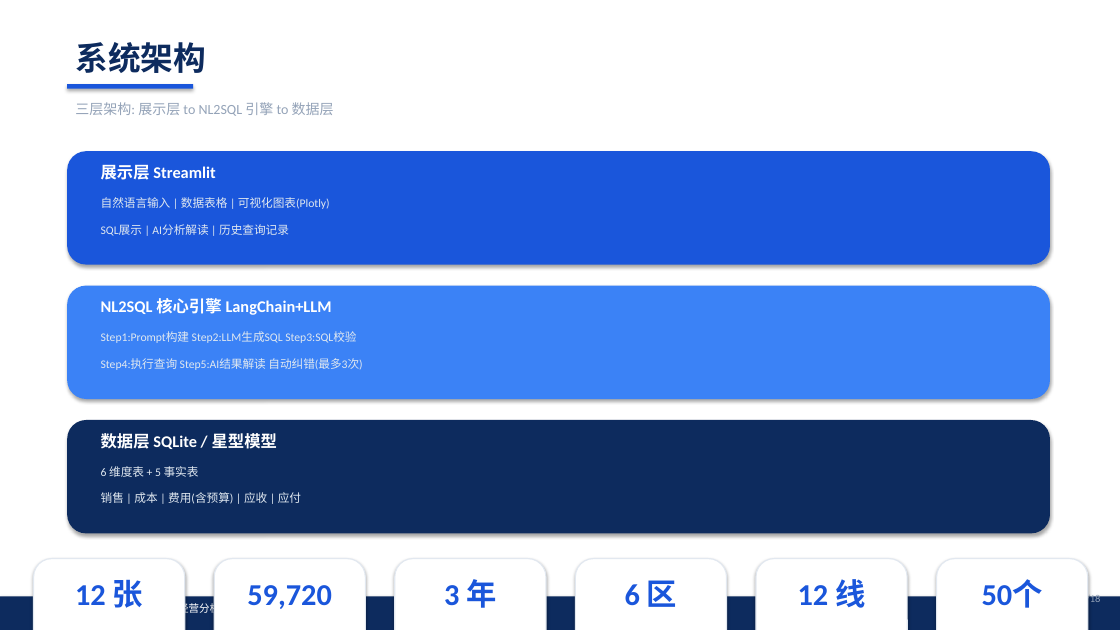
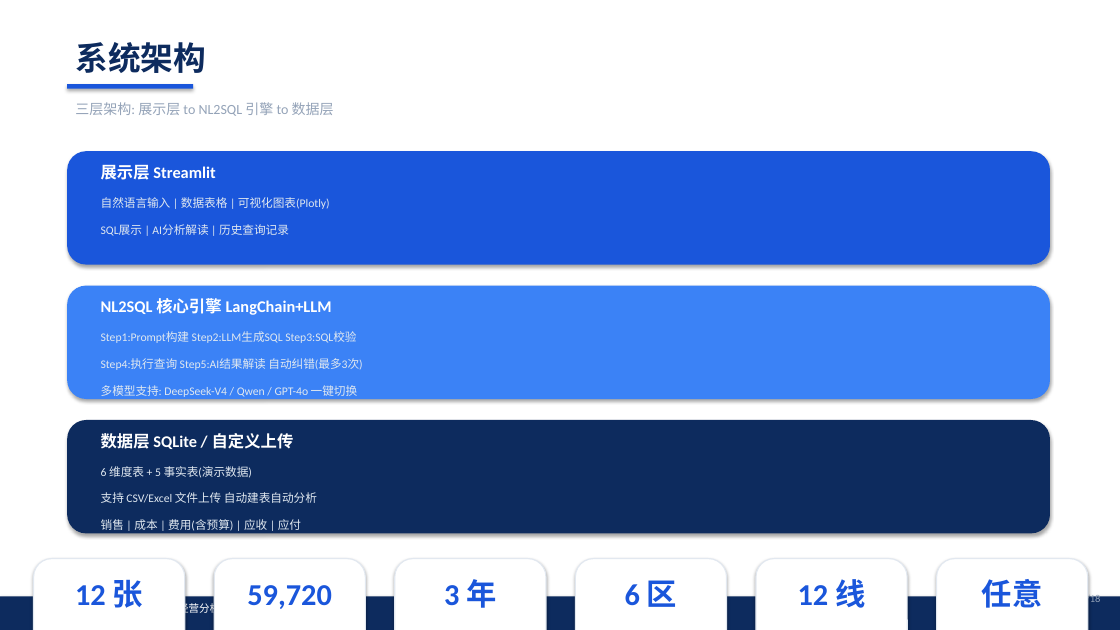
Before and after one commit to Jared-Nathan-Su/nlwsql-finance, a slide deck: slide 5 of docs/NL2SQL_答辩PPT.pptx. Drawn at 1120x630 pixels with LibreOffice and Linux fonts; fonts in the diff are those of the drawing. Boxes give left, top, right and bottom in pixels: in the first picture for what was removed or moved away, otherwise in the second. Text is boxed around its words. In the diff, an @@ line names an element or a change of style, - is before the commit and + after.

```diff
--- a/docs/NL2SQL_答辩PPT.pptx
+++ b/docs/NL2SQL_答辩PPT.pptx
@@ text added at box(101, 385, 358, 397), 10 pt, text #E0E8F0 @@
+多模型支持: DeepSeek-V4 / Qwen / GPT-4o 一键切换
@@ text at box(101, 433, 294, 449): text changed @@
-数据层 SQLite / 星型模型
+数据层 SQLite / 自定义上传
@@ text at box(101, 466, 252, 478): text changed @@
-6 维度表 + 5 事实表
+6 维度表 + 5 事实表(演示数据)
@@ text added at box(101, 492, 317, 503), 10 pt, text #E0E8F0 @@
+支持 CSV/Excel 文件上传 自动建表自动分析
@@ text "销售 | 成本 | 费用(含预算) ...": place and size @@
-text "销售 | 成本 | 费用(含预算) ..." at box(101, 492, 301, 504)
+text "销售 | 成本 | 费用(含预算) ..." at box(101, 519, 301, 531)
@@ text at box(982, 579, 1043, 608): text changed @@
-50个
+任意
```
Also in this commit, not shown: 5 other slides changed, 1 other file.
